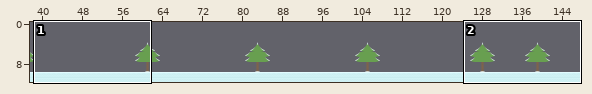
Tiled map, stored at tilemaps/snowmountain.tmx. Above: a wide view before the commit, with the close-up outlined.
Close-up. As it was:
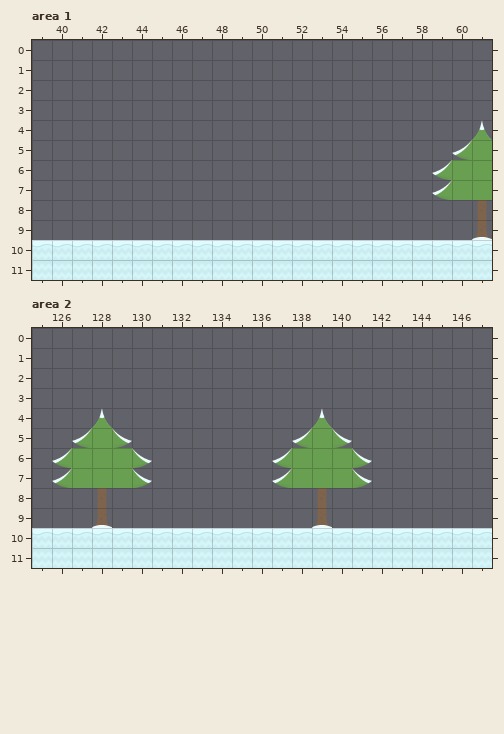
Cells are 70x70 px. Shown: area 1 x 39..61, y 0..11; area 2 x 125..147, y 0..11. The commit also changed other parts of the map, which this record leaves out.
Once edited:
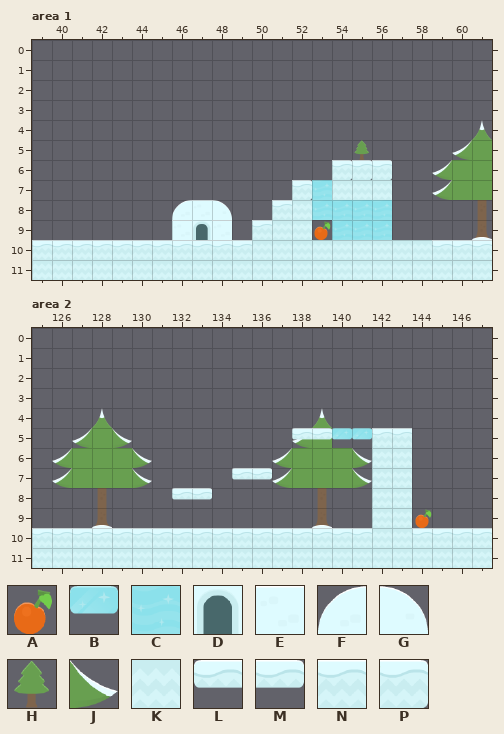
Key: from "tiles": A 303 "cherry", B 378 "iceBlockHalfAlt", C 383 "iceWaterDeepStars", D 389 "iglooDoor", E 390 "iglooRoof", F 391 "iglooRoofLeft", G 392 "iglooRoofRight", H 394 "pineSaplingAlt", J 424 "treeBranchesSnowRight", K 443 "tundraCenter", L 450 "tundraHalfLeft", M 452 "tundraHalfRight", N 460 "tundraMid", P 461 "tundraRight".
_ is an empty cell.
Objects are placed by their top-left corner, in cells (3,4 is the top-left corner of cell 3,4); size is 1x1 cell unless given.
Changes in this commit:
Layer "Apples", area 1:
added: A "cherry" at 53,9
Layer "background", area 1:
y 7: x 53 _ -> C
y 8: x 53..56 ____ -> CCCC
y 9: x 54..56 ___ -> CCC
Layer "ground", area 1:
y 5: x 55 _ -> H
y 6: x 54..56 ___ -> PPP
y 7: x 52 _ -> P; x 54..56 ___ -> KKK
y 8: x 46..48 ___ -> FEG; x 51..52 __ -> NK
y 9: x 46..48 ___ -> EDE; x 50..52 ___ -> NKK
y 10: x 50..58 NNNNNNNNN -> KKKKKKKKK
Layer "Apples", area 2:
added: A "cherry" at 144,9
Layer "background", area 2:
y 5: x 140..141 J_ -> BB
Layer "ground", area 2:
y 5: x 138..139 __ -> LM; x 142..143 __ -> NN
y 6: x 142..143 __ -> KK
y 7: x 135..136 __ -> LM; x 142..143 __ -> KK
y 8: x 132..133 __ -> LM; x 142..143 __ -> KK
y 9: x 142..143 __ -> KK
y 10: x 142..143 NN -> KK
